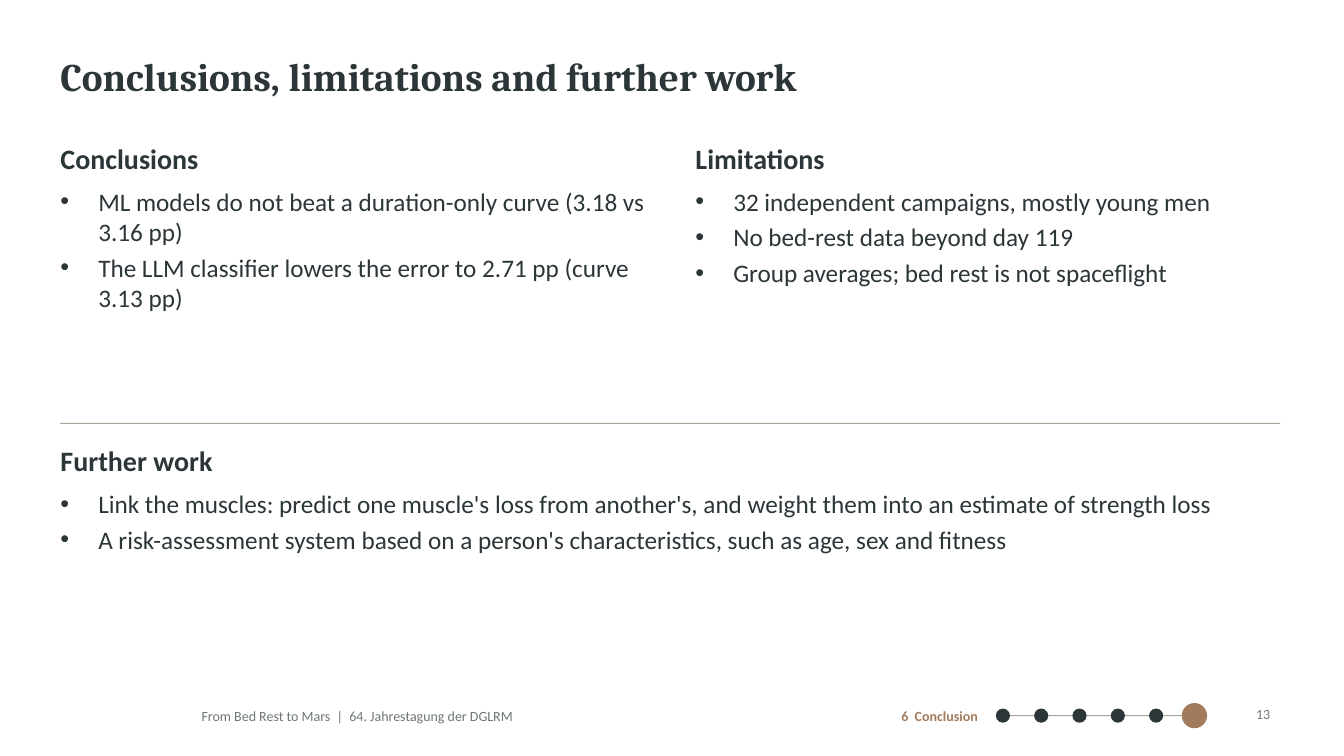
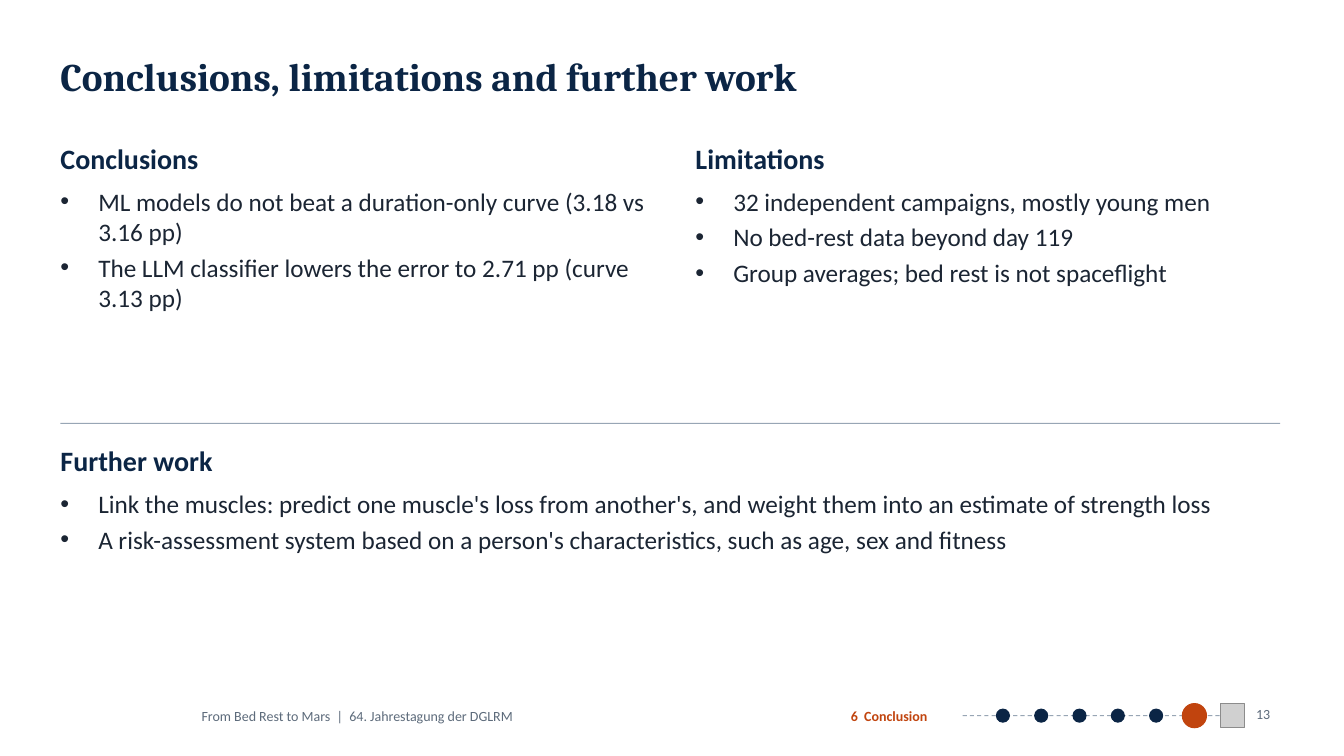
Before and after one commit to MiladBahariQaragoz/BedrestToMars, a slide deck: slide 13 of presentation/bed-rest-to-mars-talk.pptx. Drawn at 1344x756 pixels with LibreOffice and Linux fonts; fonts in the diff are those of the drawing; grey boxes stand for pictures; background and template pictures are left out. Boxes give left, top, right and bottom in pixels: in the first picture for what was removed or moved away, otherwise in the second. Text is boxed around its words. In the diff, an @@ line names an element or a change of style, - is before the commit and + after.

```diff
--- a/presentation/bed-rest-to-mars-talk.pptx
+++ b/presentation/bed-rest-to-mars-talk.pptx
@@ title "Conclusions, limitations and further work" at bbox=[60, 63, 796, 97]: text colour #2C3639 to #0B2545 @@
@@ text "Conclusions" at bbox=[60, 149, 644, 311]: text colour #2C3639 to #0B2545 in "Conclusions"; text colour #2C3639 to #1B2533 @@
@@ text "Limitations" at bbox=[695, 149, 1210, 287]: text colour #2C3639 to #0B2545 in "Limitations"; text colour #2C3639 to #1B2533 @@
@@ text "Further work" at bbox=[60, 451, 1211, 554]: text colour #2C3639 to #0B2545 in "Further work"; text colour #2C3639 to #1B2533 @@
@@ line (60, 423) - (1280, 423): stroke #A9A598 0.75 pt to #98A6B5 0.75 pt @@
@@ text "From Bed Rest to Mars ..." at bbox=[202, 711, 513, 724]: text colour #6F7877 to #5D6B7B @@
@@ text "6 Conclusion": place and size @@
-text "6 Conclusion" at bbox=[901, 711, 978, 721]
+text "6 Conclusion" at bbox=[851, 711, 927, 721]
@@ text "6 Conclusion" at bbox=[851, 711, 927, 721]: text colour #A27B5C to #C1440E @@
@@ line moved from (1003, 716) - (1195, 716) to (963, 716) - (1233, 716) @@
@@ line (963, 716) - (1233, 716): stroke #A9A598 0.75 pt to #98A6B5 0.75 pt dashed @@
@@ ellipse removed at bbox=[996, 710, 1009, 723] @@
@@ 3 ellipses: place and size @@
-3 ellipses at bbox=[1073, 710, 1163, 723]
+3 ellipses at bbox=[996, 710, 1086, 723]
@@ ellipse: place and size @@
-ellipse at bbox=[1183, 704, 1207, 728]
+ellipse at bbox=[1112, 710, 1125, 723]
@@ ellipse at bbox=[1112, 710, 1125, 723]: fill #A27B5C to #0B2545; outline #A27B5C 0.75 pt to #0B2545 0.75 pt @@
@@ fill #2C3639 to #0B2545; outline #2C3639 0.75 pt to #0B2545 0.75 pt in 4 elements at bbox=[996, 710, 1009, 723], bbox=[1035, 710, 1049, 723], bbox=[1073, 710, 1086, 723], bbox=[1149, 710, 1163, 723] @@
@@ ellipse: place and size @@
-ellipse at bbox=[1035, 710, 1049, 723]
+ellipse at bbox=[1149, 710, 1163, 723]
@@ ellipse added at bbox=[1183, 704, 1207, 728], fill #C1440E, outline #C1440E 0.75 pt @@
@@ picture added at bbox=[1221, 704, 1245, 728] @@
@@ page number at bbox=[1256, 710, 1270, 719]: text colour #6F7877 to #5D6B7B @@
```
Also in this commit, not shown: 17 other slides changed, 17 other files.
